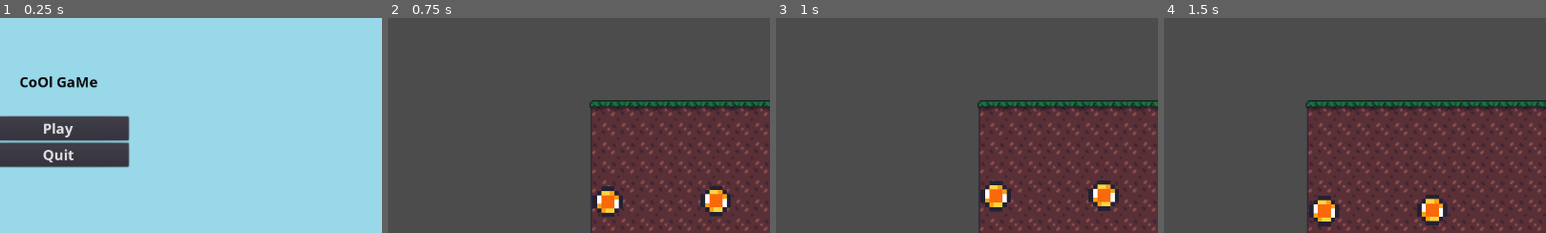
Above: before the commit, frames 1-4 (left to right).
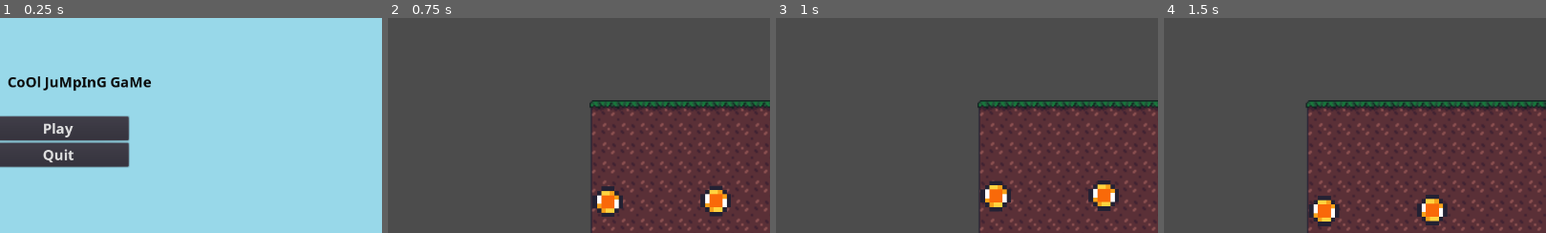
Above: after the commit, the same moments.

Repository: Mertric/2D-Video-game
Game: Godot game, scene res://Screen/MainScreen.tscn
Same seed, same stepped clock (60 frames per second), same inputs: the game is played once before the commit and once after it.
Inputs:
- Up to frame 1 (0.25 s): no input
- Up to frame 2 (0.75 s): click "Play" at 0.5 s
- Up to frame 3 (1 s): no input
- Up to frame 4 (1.5 s): tap Enter at 1.25 s; hold D (right) from 1.28 s (still down)
The pictures show only the part of the screen within x 42-92%, y 0-50%; the shares and areas given below are measured in that part.

The runs differ from the first frame. In frame 1, 1.3% of the frame differs, in the area x 2-40%, y 27-34%; in frame 2, nothing differs; in frame 3, nothing differs; in frame 4, nothing differs.

Commit message:
chore: Changed game title

Diff:
--- a/2D Platformer/Screen/MainScreen.tscn
+++ b/2D Platformer/Screen/MainScreen.tscn
@@ -27,7 +27,7 @@
 [node name="Title" parent="." instance=ExtResource( 2 )]
 margin_top = 90.2374
 margin_bottom = 124.237
-text = "CoOl GaMe"
+text = "CoOl JuMpInG GaMe"
 
 [node name="Menu" type="VBoxContainer" parent="."]
 anchor_left = 0.5
